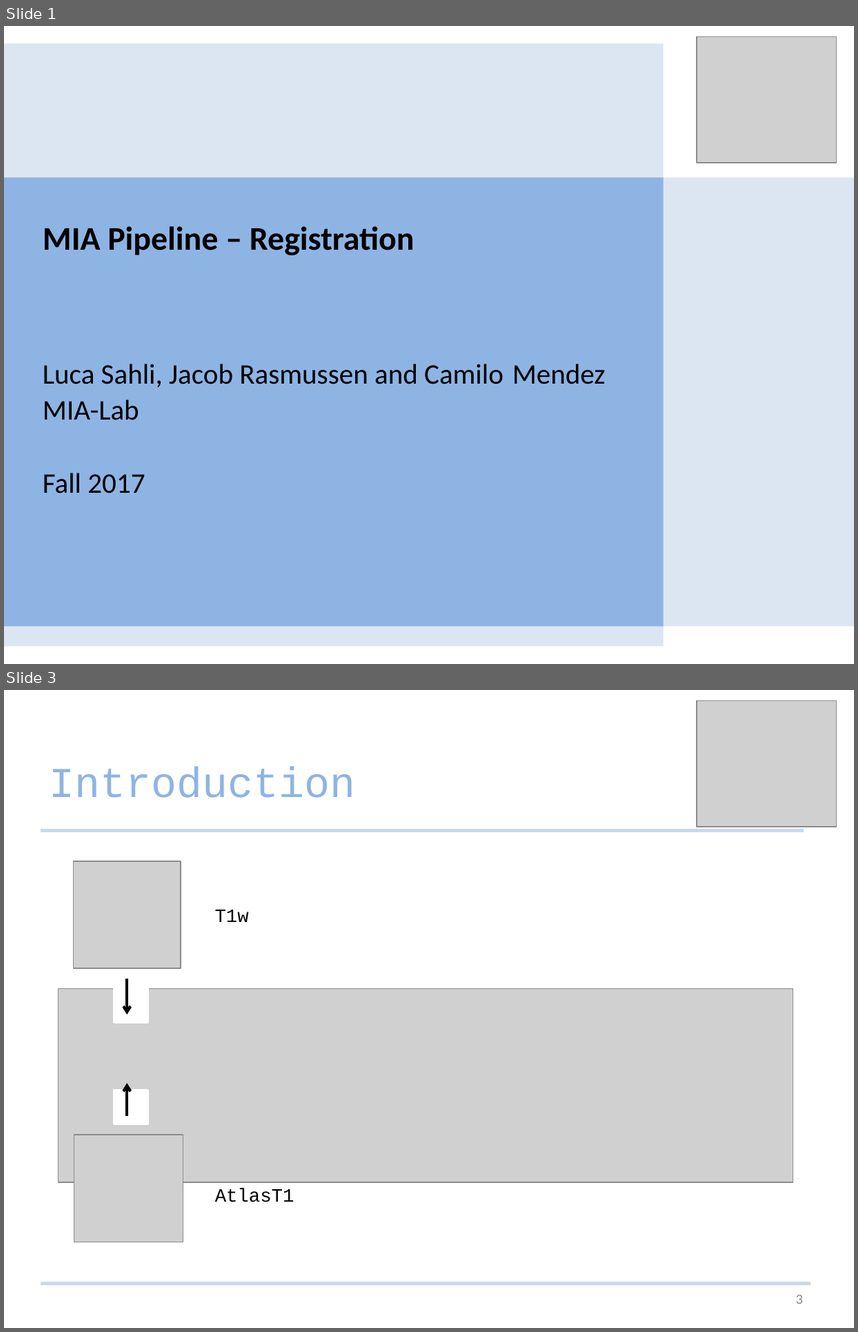
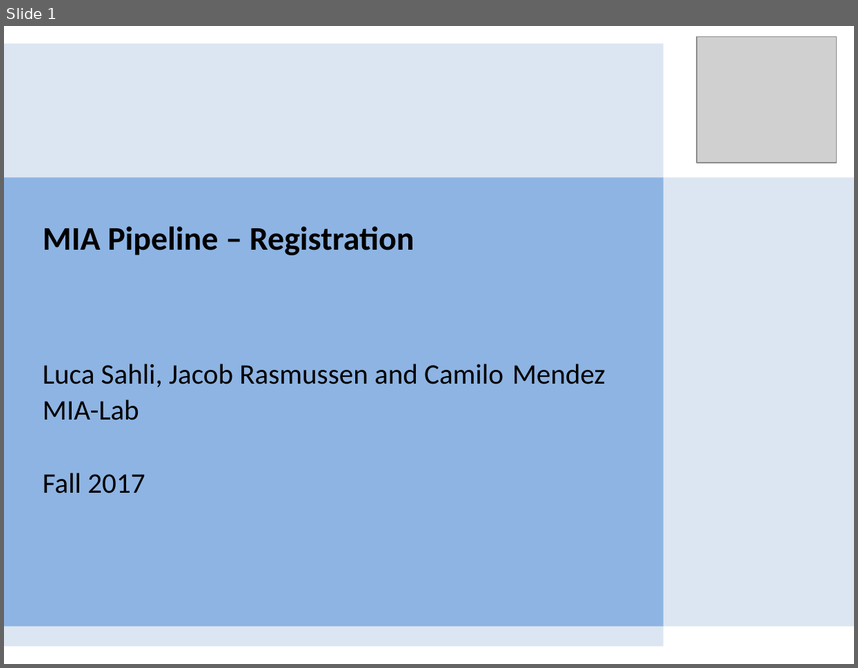
Before and after one commit to Studijacob/MIALab, a slide deck: wd/Documentation/MIALab presentation.pptx. Shown one above the other, each under a label of ours: slides 1 and 3 before the commit, slide 1 after it; the slides between them are not shown. The pictures are 858x1332 and 858x668 pixels, drawn with LibreOffice and Linux fonts; fonts in the diff are those of the drawing; grey boxes stand for pictures. Boxes give left, top, right and bottom in pixels: in the first picture for what was removed or moved away, otherwise in the second. Text is boxed around its words. In the diff, an @@ line names an element or a change of style, - is before the commit and + after.

```diff
--- a/wd/Documentation/MIALab presentation.pptx
+++ b/wd/Documentation/MIALab presentation.pptx
@@ slide 3 removed at bbox=[4, 690, 854, 1328], background #FFFFFF @@
@@ picture removed at bbox=[697, 701, 837, 827] @@
@@ title removed at bbox=[50, 767, 356, 798] @@
-Introduction
@@ line removed from (41, 830) to (804, 830) @@
@@ picture removed at bbox=[74, 861, 181, 968] @@
@@ text removed at bbox=[215, 909, 249, 922] @@
-T1w
@@ arrow removed from (128, 978) to (128, 1014) @@
@@ picture removed at bbox=[59, 988, 793, 1182] @@
@@ rectangle removed at bbox=[114, 988, 148, 1023] @@
@@ arrow removed from (128, 1116) to (128, 1083) @@
@@ rectangle removed at bbox=[114, 1090, 148, 1123] @@
@@ picture removed at bbox=[74, 1134, 183, 1242] @@
@@ text removed at bbox=[215, 1188, 294, 1202] @@
-AtlasT1
@@ line removed from (41, 1283) to (811, 1283) @@
@@ page number removed at bbox=[796, 1294, 803, 1303] @@
-3
```
Also in this commit, not shown: 11 slides changed, 5 slides added, 1 other slide removed.
